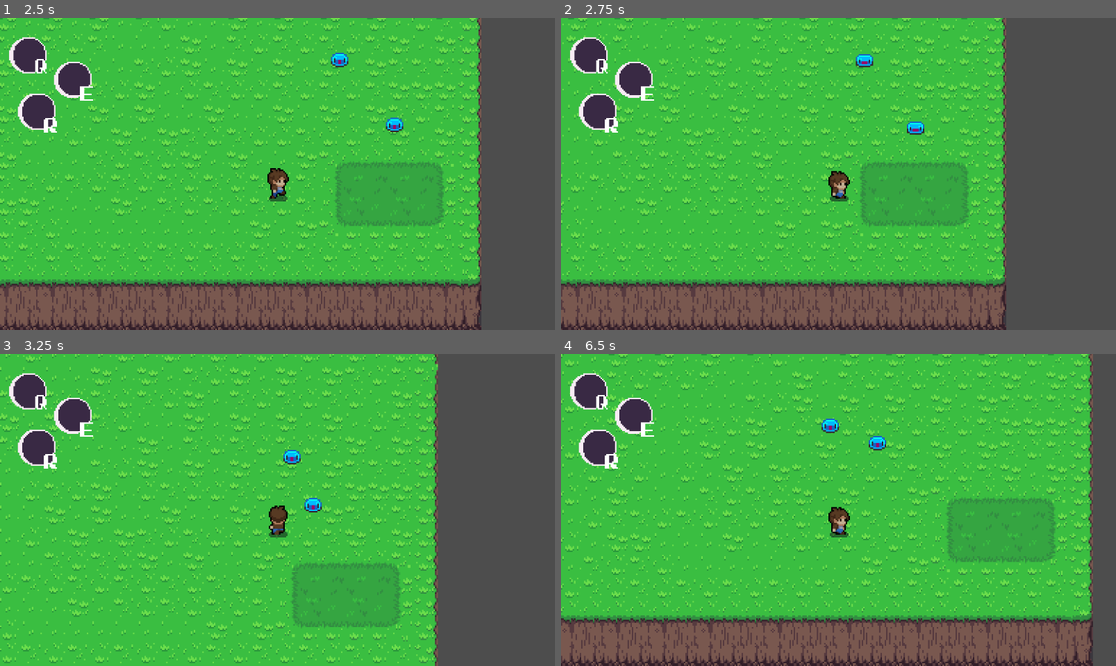
Above: before the commit, frames 1-4 (two rows, left to right).
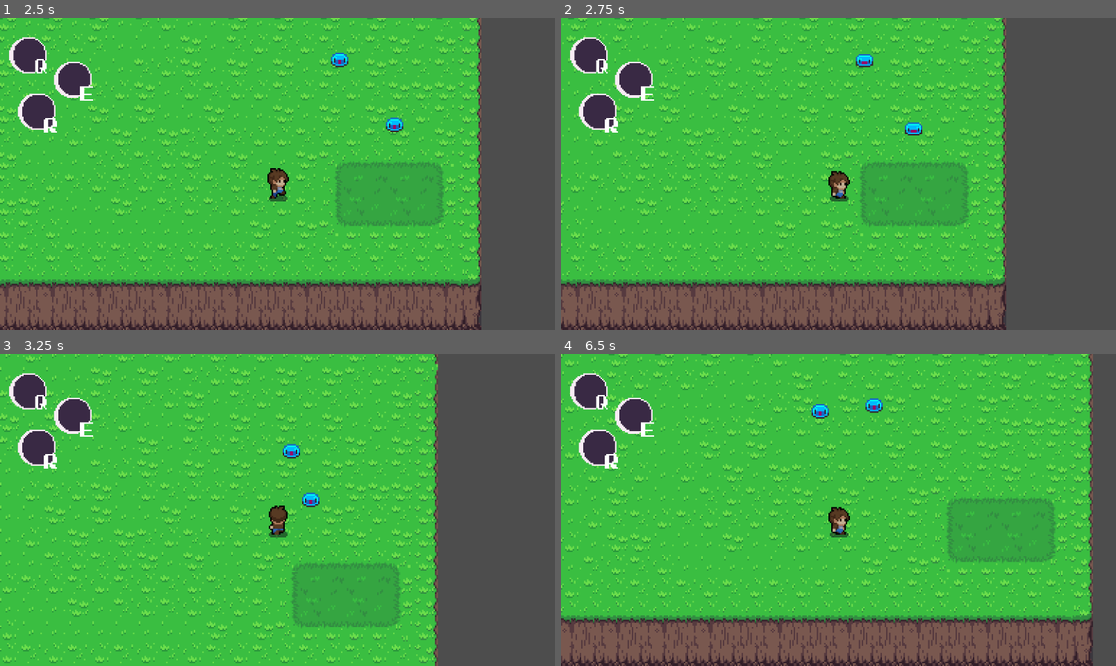
Above: after the commit, the same moments.

Repository: D4v11d/Necrocat
Game: Godot game, scene res://Scenes/main.tscn
The game is run twice, just before and just after one commit, with the same random seed, the same clock (stepped at 60 frames per second) and the same inputs.
Inputs:
- Up to frame 1 (2.5 s): hold D (move_right) 0.53-1.28 s; tap Space (attack) at 0.6 s; hold S (move_down) 1.28-2.03 s; tap Shift at 1.35 s; hold D (move_right) from 2.03 s (still down); hold Q from 2.03 s (still down)
- Up to frame 2 (2.75 s): keep holding D (move_right); keep holding Q
- Up to frame 3 (3.25 s): release D (move_right) at 2.78 s; release Q at 2.78 s; hold W (move_up) from 2.78 s (still down); tap Backspace at 2.85 s
- Up to frame 4 (6.5 s): release W (move_up) at 3.53 s; hold A (move_left) 3.53-5.03 s; tap Space (attack) at 3.6 s; tap Shift at 4.35 s; hold S (move_down) 5.03-5.78 s; hold Q 5.03-5.78 s; hold D (move_right) from 5.78 s (still down); tap Backspace at 5.85 s

Frame 1 is identical in both runs. In frame 2, 0.1% of the frame differs, in the area x 61-66%, y 33-38%; in frame 3, 0.4%; in frame 4, 0.5%, in the area x 45-59%, y 14-31%.

Commit message:
fix player collision shape position for damage

Diff:
--- a/Scenes/main.tscn
+++ b/Scenes/main.tscn
@@ -1255,7 +1255,6 @@
 
 [node name="SlimeEnemy2" parent="Enemies" instance=ExtResource("3_k5b10")]
 material = SubResource("ShaderMaterial_hptm8")
-position = Vector2(112, 2)
 position = Vector2(94, -18)
 mob_type = "enemy"
 is_recruitable = true
--- a/Scenes/player.tscn
+++ b/Scenes/player.tscn
@@ -411,7 +411,7 @@
 frame_progress = 0.623112
 
 [node name="CollisionShape2D" type="CollisionShape2D" parent="."]
-position = Vector2(0, 14)
+position = Vector2(2, 11)
 shape = SubResource("CircleShape2D_qdans")
 
 [node name="VerticalAttackHitbox" type="Area2D" parent="."]
Not shown: 1 places in Scenes/main.tscn that only renumber resources
Not shown: 1 places in Scenes/player.tscn that only renumber resources
Not shown: 1 places in Scenes/slime_enemy.tscn that only renumber resources
Not shown, added: scripts/summon.gd.uid
